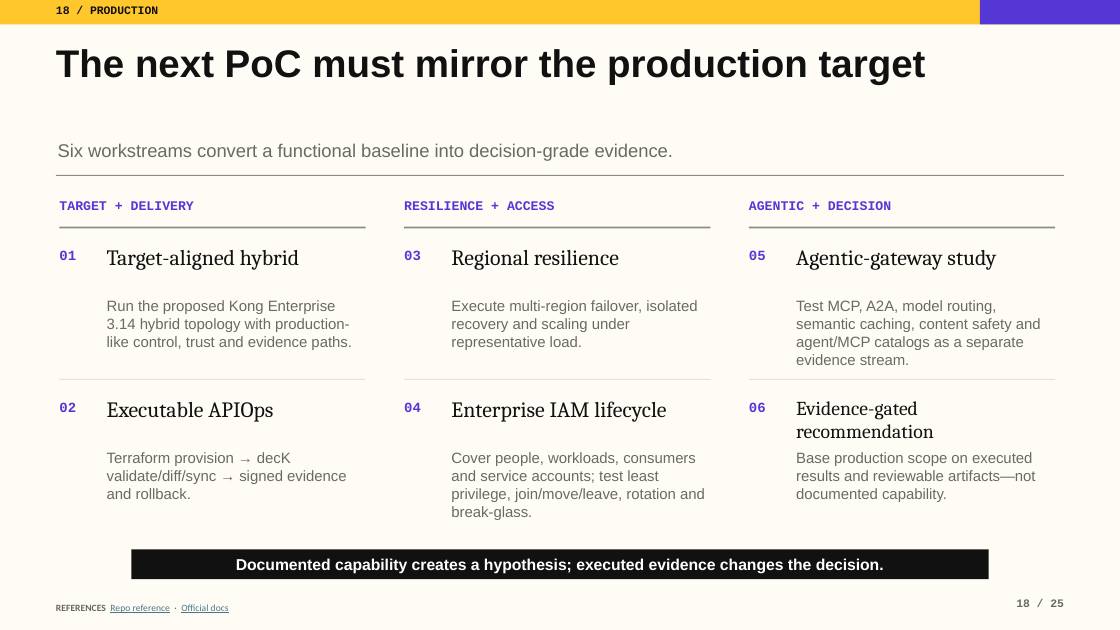
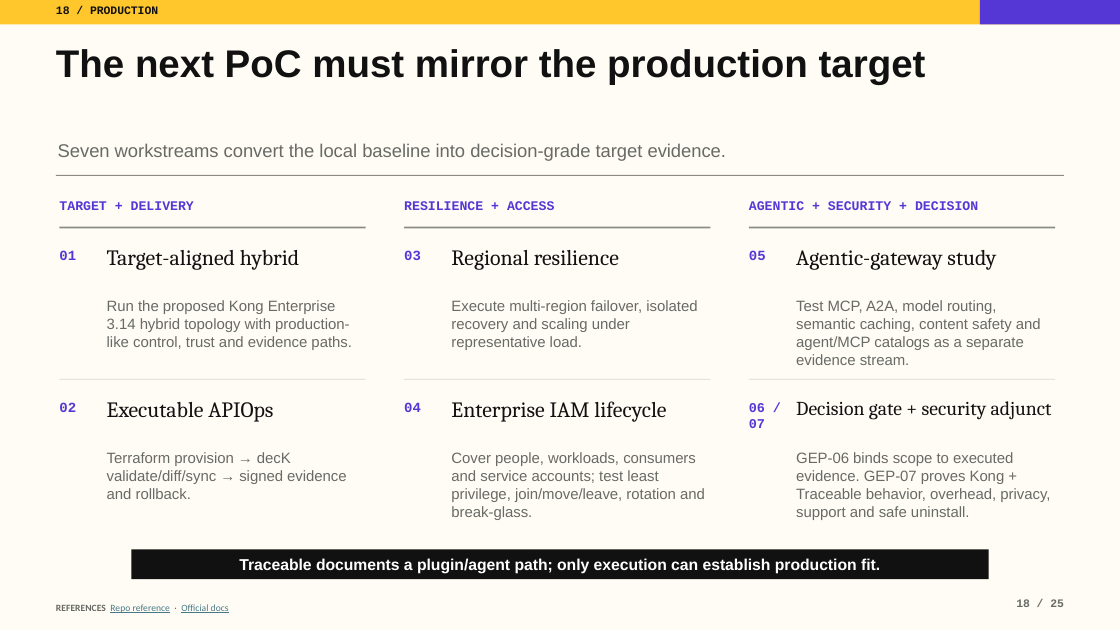
Before and after one commit to tomqwu/apim, a slide deck: slide 18 of presentations/kong-platform-journey-guided.pptx. Drawn at 1120x630 pixels with LibreOffice and Linux fonts; fonts in the diff are those of the drawing. Boxes give left, top, right and bottom in pixels: in the first picture for what was removed or moved away, otherwise in the second. Text is boxed around its words. In the diff, an @@ line names an element or a change of style, - is before the commit and + after.

Commit message:
Expand Kong evaluation assurance and migration evidence (#15)

```diff
--- a/presentations/kong-platform-journey-guided.pptx
+++ b/presentations/kong-platform-journey-guided.pptx
@@ text at <box>58,143,726,161</box>: text changed @@
-Six workstreams convert a functional baseline into decision-grade evidence.
+Seven workstreams convert the local baseline into decision-grade target evidence.
@@ text at <box>749,201,978,210</box>: text changed @@
-AGENTIC + DECISION
+AGENTIC + SECURITY + DECISION
@@ text at <box>749,403,765,428</box>: text changed; size 12 to 11.5 pt @@
-06
+06 / 07
@@ text at <box>796,401,1052,420</box>: text changed @@
-Evidence-gated recommendation
+Decision gate + security adjunct
@@ text at <box>796,452,1050,520</box>: text changed @@
-Base production scope on executed results and reviewable artifacts—not documented capability.
+GEP-06 binds scope to executed evidence. GEP-07 proves Kong + Traceable behavior, overhead, privacy, support and safe uninstall.
@@ text at <box>239,558,880,574</box>: text changed @@
-Documented capability creates a hypothesis; executed evidence changes the decision.
+Traceable documents a plugin/agent path; only execution can establish production fit.
```
Also in this commit, not shown: 9 other slides changed, 22 other files.
